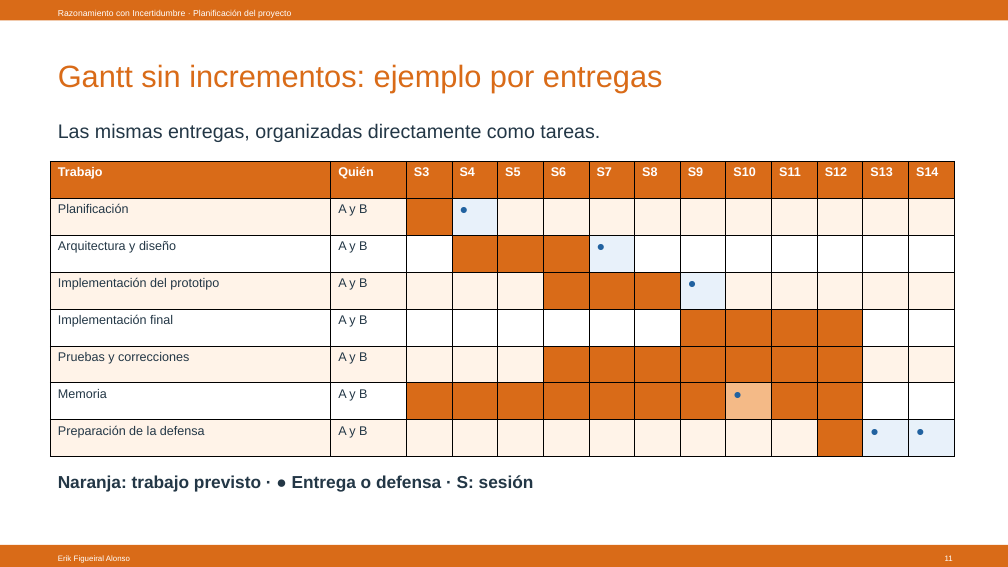
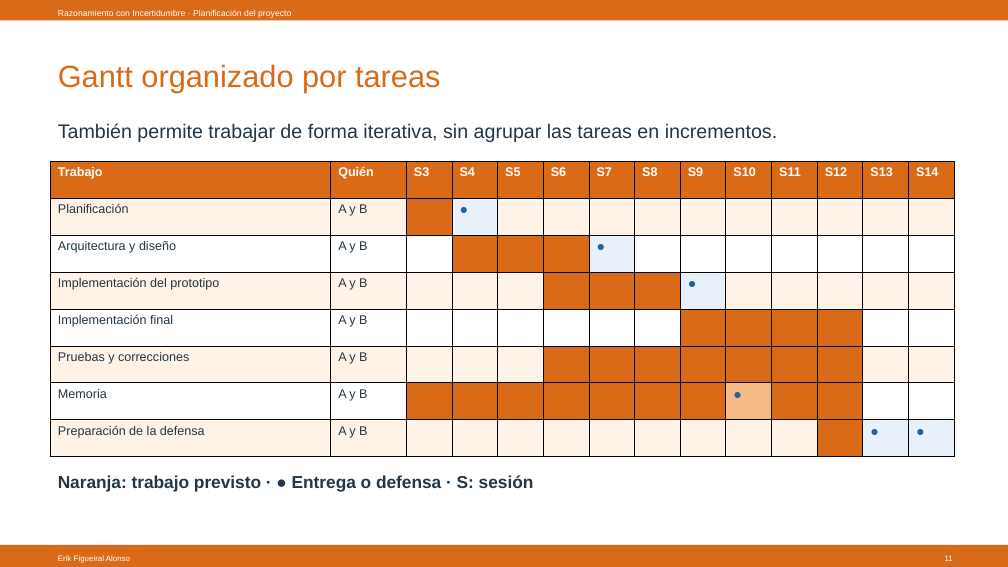
Before and after one commit to Figueiral-Alonso/Docencia, a slide deck: slide 11 of 26/Razonamiento con Incertidumbre/Planificación/RAIN_Planificacion.pptx. Drawn at 1008x567 pixels with LibreOffice and Linux fonts; fonts in the diff are those of the drawing. Boxes give left, top, right and bottom in pixels: in the first picture for what was removed or moved away, otherwise in the second. Text is boxed around its words. In the diff, an @@ line names an element or a change of style, - is before the commit and + after.

```diff
--- a/26/Razonamiento con Incertidumbre/Planificación/RAIN_Planificacion.pptx
+++ b/26/Razonamiento con Incertidumbre/Planificación/RAIN_Planificacion.pptx
@@ text at (x1=58, y1=64, x2=440, y2=93): text changed @@
-Gantt sin incrementos: ejemplo por entregas
+Gantt organizado por tareas
@@ text at (x1=58, y1=123, x2=777, y2=142): text changed @@
-Las mismas entregas, organizadas directamente como tareas.
+También permite trabajar de forma iterativa, sin agrupar las tareas en incrementos.
```
Also in this commit, not shown: 4 other slides changed, 1 other file.
